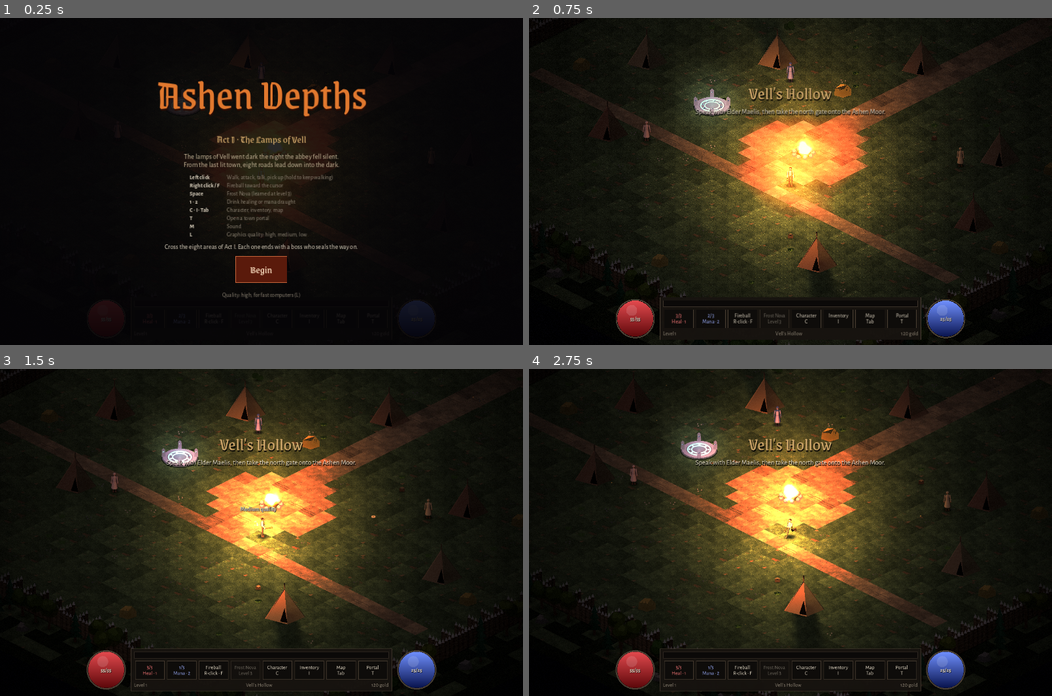
Above: before the commit, frames 1-4 (two rows, left to right).
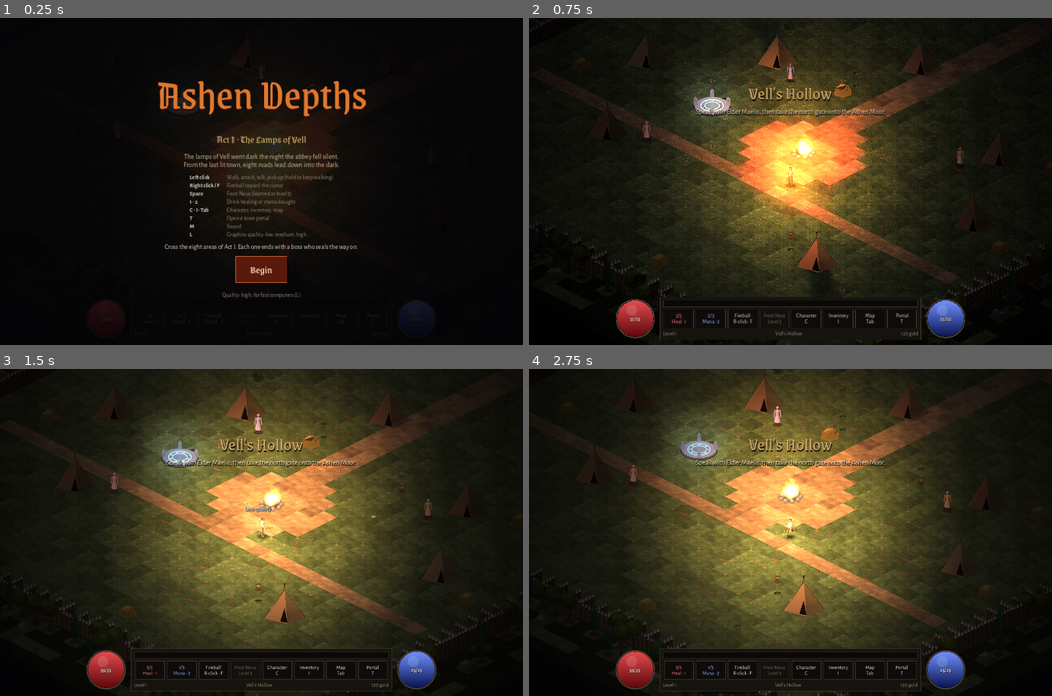
Above: after the commit, the same moments.

Repository: PJPT1989/ashen-depths
Game: Godot game, scene res://scenes/main.tscn
Two runs of this game, one before a commit and one after it. Both use one fixed random seed, a clock stepped at 60 frames per second and the inputs below.
Inputs (mouse positions are in pixels of both pictures, inside the frame that each line leads up to):
- Up to frame 1 (0.25 s): no input
- Up to frame 2 (0.75 s): click "Begin" at 0.5 s
- Up to frame 3 (1.5 s): move the mouse to (376, 516) at 1.27 s; hold W from 1.28 s (still down); hold L (toggle_quality) from 1.28 s (still down); click (376, 516) at 1.42 s
- Up to frame 4 (2.75 s): release W at 2 s; release L (toggle_quality) at 2 s; drag from (685, 548) to (764, 597) at 2.02 s

The runs differ from the first frame. In frame 1, less than 0.1% of the frame differs, in the area x 50-59%, y 65-68%; in frame 2, nothing differs; in frame 3, 27%; in frame 4, 30%, in the area x 15-89%, y 0-86%.

Commit message:
L cycles quality upward, so one press from the browser's Medium gives High
Co-Authored-By: Claude Opus 5.5 (1M context) <noreply@anthropic.com>
Claude-Session: https://claude.ai/code/session_01P6KeA9B5Gw4W5BaGse884j

Diff:
--- a/scripts/hud.gd
+++ b/scripts/hud.gd
@@ -602,7 +602,7 @@
 	for row in [["Left click", "Walk, attack, talk, pick up (hold to keep walking)"], ["Right click / F", "Fireball toward the cursor"],
 			["Space", "Frost Nova (learned at level 3)"], ["1 · 2", "Drink healing or mana draught"],
 			["C · I · Tab", "Character, inventory, map"], ["T", "Open a town portal"], ["M", "Sound"],
-			["L", "Graphics quality: high, medium, low"]]:
+			["L", "Graphics quality: low, medium, high"]]:
 		keys.add_child(_label(row[0], 14, BONE, Game.font_bold))
 		keys.add_child(_label(row[1], 14, MUTED))
 	var goal := _label("Cross the eight areas of Act I. Each one ends with a boss who seals the way on.", 16)
@@ -614,7 +614,7 @@
 	var bc := CenterContainer.new()
 	bc.add_child(go)
 	v.add_child(bc)
-	var q := _button("", func(): Game.set_quality((Game.quality + 2) % 3))
+	var q := _button("", func(): Game.set_quality((Game.quality + 1) % 3))
 	q.add_theme_font_size_override("font_size", 14)
 	q.add_theme_color_override("font_color", MUTED)
 	q.flat = true
--- a/scripts/main.gd
+++ b/scripts/main.gd
@@ -736,7 +736,7 @@
 		Game.muted = not Game.muted
 		floater(player.wpos, "Sound off" if Game.muted else "Sound on", Color("bbbbbb"))
 	elif event.is_action_pressed("toggle_quality"):
-		Game.set_quality((Game.quality + 2) % 3)  # high -> medium -> low -> high
+		Game.set_quality((Game.quality + 1) % 3)  # low -> medium -> high -> low
 		floater(player.wpos, "%s quality" % Game.QUALITY_NAMES[Game.quality], Color("bbbbbb"))
 	elif event.is_action_pressed("close"):
 		hud.close_panels()
Not shown, changed: README.md
Not shown, changed: docs/HISTORY.md
